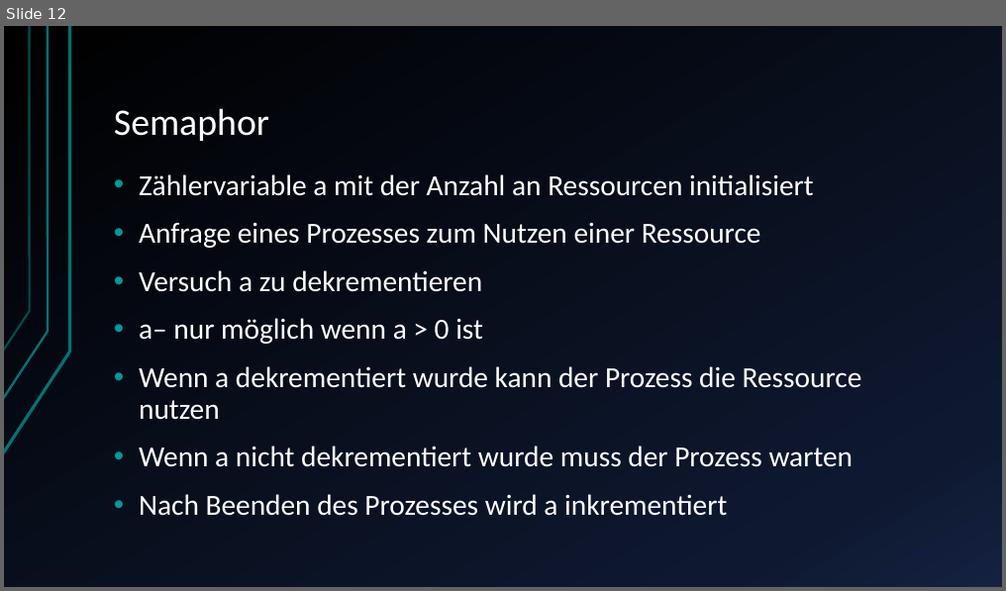
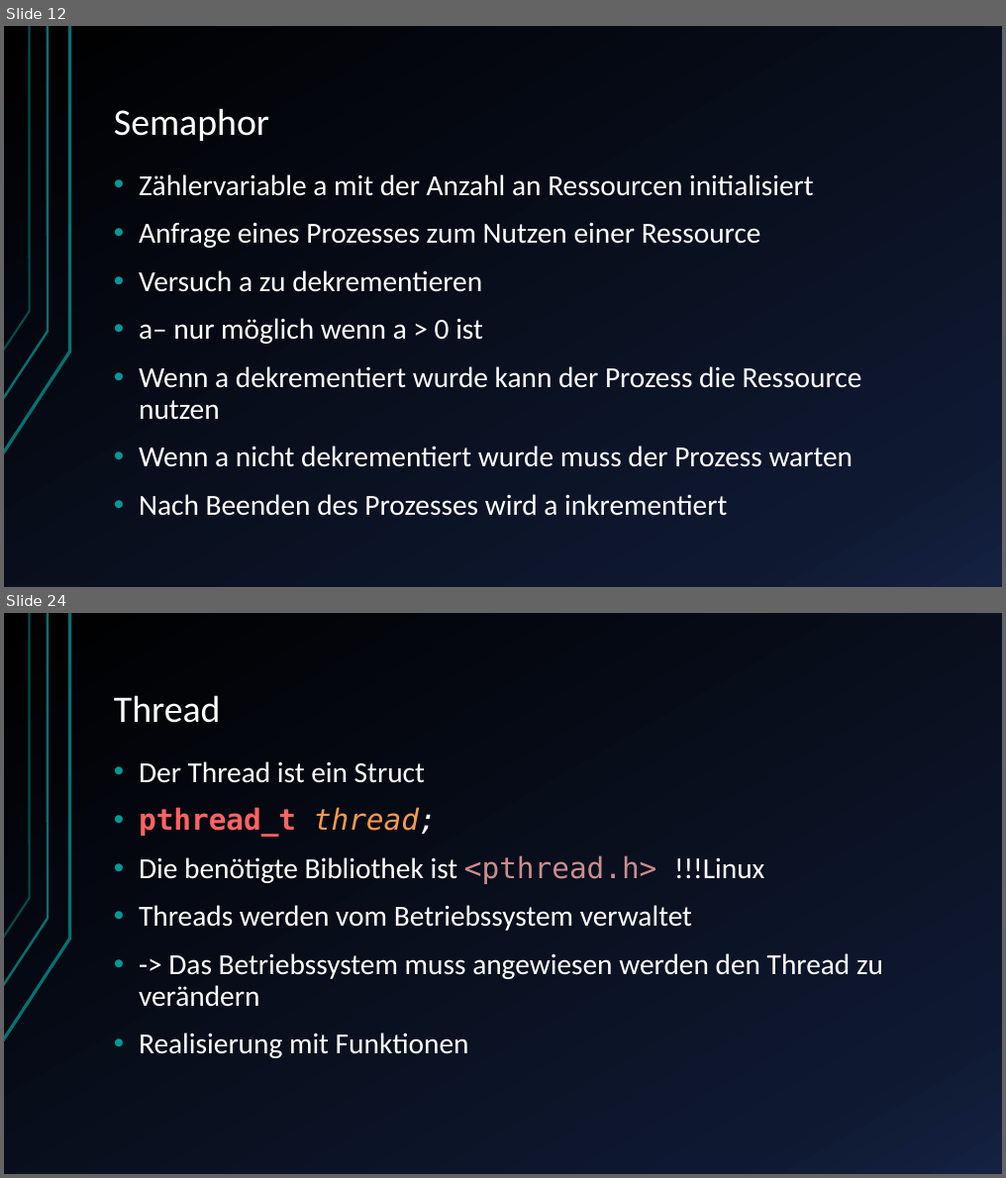
Before and after one commit to JuSteif/Parallelisierung, a slide deck: Ausblick Parallelisierung von Prozessen.pptx. Shown one above the other, each under a label of ours: slide 12 before the commit, slides 12 and 24 after it; the slides between them are not shown. The pictures are 1006x591 and 1006x1178 pixels, drawn with LibreOffice and Linux fonts; fonts in the diff are those of the drawing. Boxes give left, top, right and bottom in pixels: in the first picture for what was removed or moved away, otherwise in the second. Text is boxed around its words. In the diff, an @@ line names an element or a change of style, - is before the commit and + after.

```diff
--- a/Ausblick Parallelisierung von Prozessen.pptx
+++ b/Ausblick Parallelisierung von Prozessen.pptx
@@ slide 24 added at box(4, 613, 1002, 1174), background gradient #000000 to #0F1931 to #142242; not listed: 3 template elements that a slide beside it also shows @@
@@ title added at box(114, 695, 221, 723), 36 pt, text #FFFFFF @@
+Thread
@@ text added at box(139, 761, 883, 1059), 28 pt, text #FFFFFF @@
+• Der Thread ist ein Struct
+• pthread_t thread;
+• Die benötigte Bibliothek ist <pthread.h> !!!Linux
+• Threads werden vom Betriebssystem verwaltet
+• -> Das Betriebssystem muss angewiesen werden den Thread zu verändern
+• Realisierung mit Funktionen
```
Also in this commit, not shown: 1 slide changed, 19 other slides added, 1 slide removed, 1 other file.
